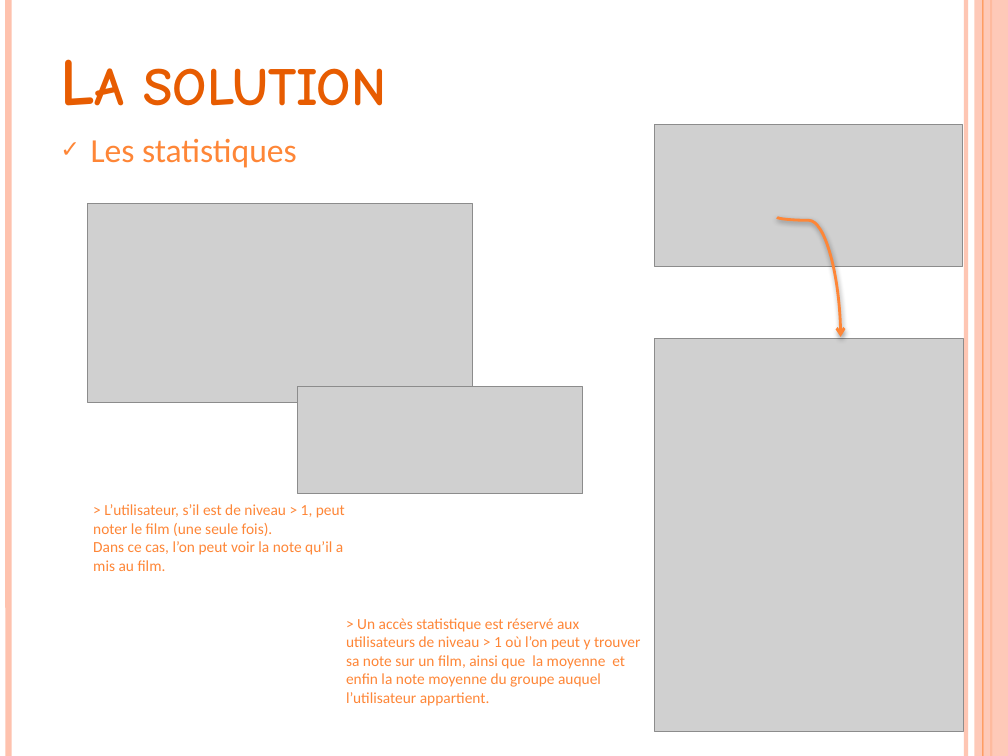
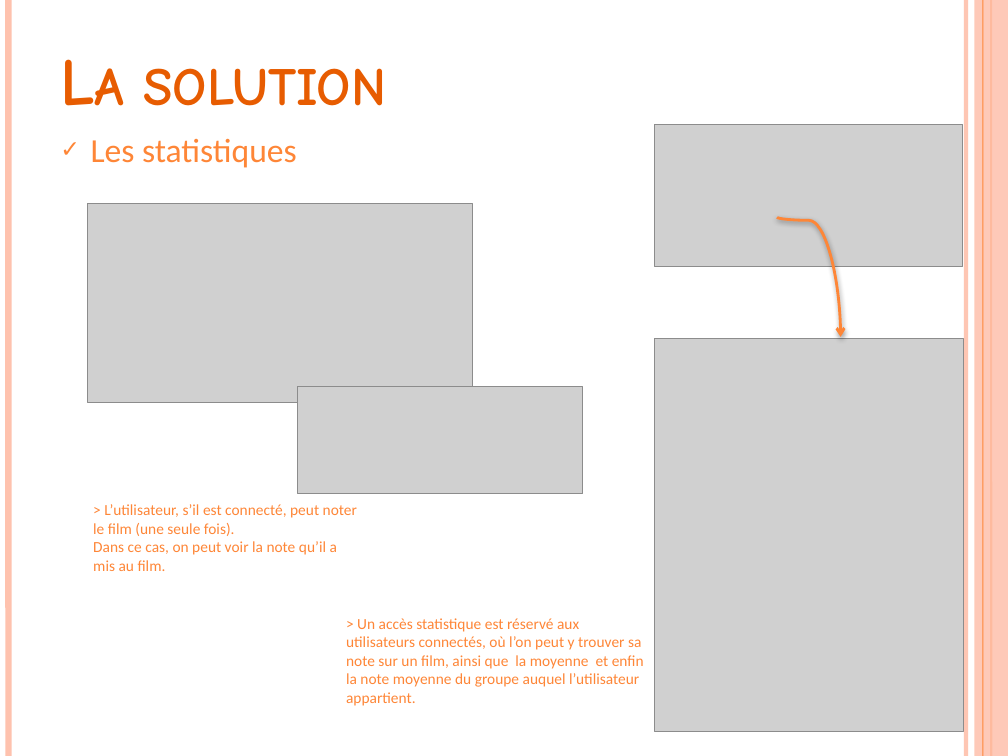
Before and after one commit to xxseric/allocine-de, a slide deck: slide 12 of Rapport/Stage de Licence Informatique.pptx. Drawn at 1008x756 pixels with LibreOffice and Linux fonts; fonts in the diff are those of the drawing; grey boxes stand for pictures. Boxes give left, top, right and bottom in pixels: in the first picture for what was removed or moved away, otherwise in the second. Text is boxed around its words. In the diff, an @@ line names an element or a change of style, - is before the commit and + after.

```diff
--- a/Rapport/Stage de Licence Informatique.pptx
+++ b/Rapport/Stage de Licence Informatique.pptx
@@ text at (93, 504, 357, 571): text changed @@
-> L’utilisateur, s’il est de niveau > 1, peut noter le film (une seule fois).
-Dans ce cas, l’on peut voir la note qu’il a mis au film.
+> L’utilisateur, s’il est connecté, peut noter le film (une seule fois).
+Dans ce cas, on peut voir la note qu’il a mis au film.
@@ text at (346, 618, 644, 706): text changed @@
-> Un accès statistique est réservé aux utilisateurs de niveau > 1 où l’on peut y trouver sa note sur un film, ainsi que la moyenne et enfin la note moyenne du groupe auquel l’utilisateur appartient.
+> Un accès statistique est réservé aux utilisateurs connectés, où l’on peut y trouver sa note sur un film, ainsi que la moyenne et enfin la note moyenne du groupe auquel l’utilisateur appartient.
```
Also in this commit, not shown: 1 other slide changed.
